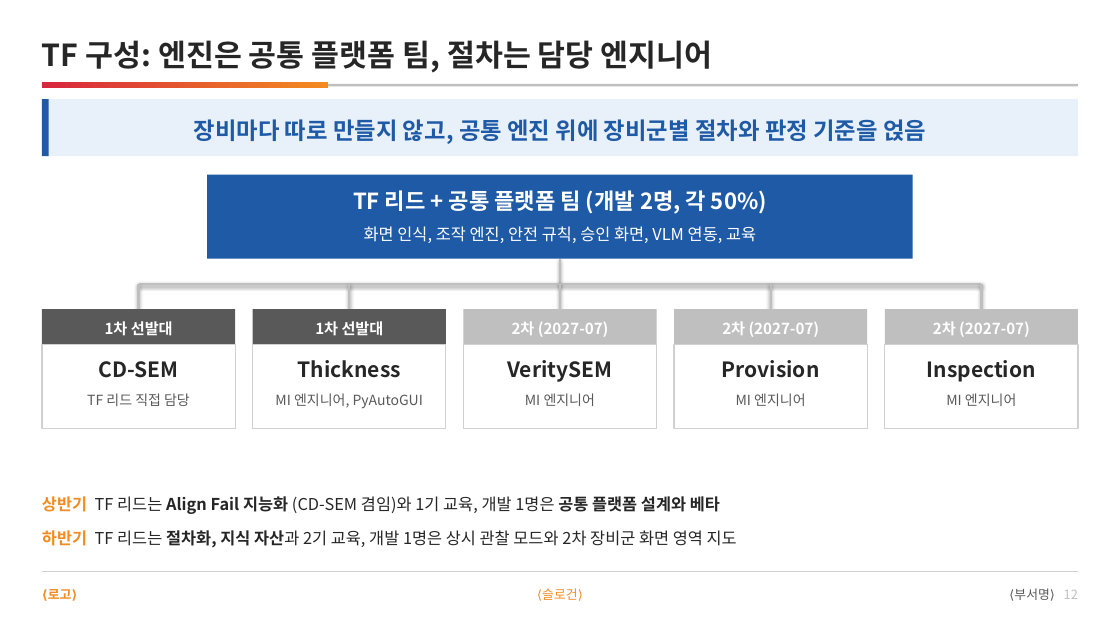
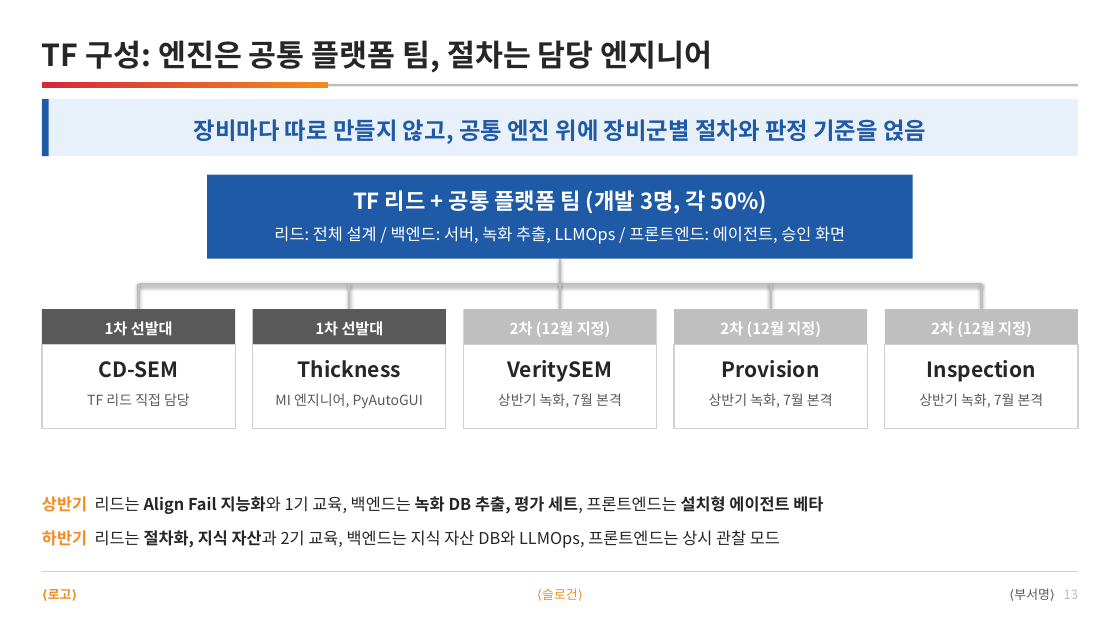
Before and after one commit to DarrenKoi/pm_notes, a slide deck: slide 13 of my-task/arc-tf/deliverables/arc-tf-proposal.pptx (slide 12 before the commit). Drawn at 1120x630 pixels with LibreOffice and Linux fonts; fonts in the diff are those of the drawing. Boxes give left, top, right and bottom in pixels: in the first picture for what was removed or moved away, otherwise in the second. Text is boxed around its words. In the diff, an @@ line names an element or a change of style, - is before the commit and + after.

```diff
--- a/my-task/arc-tf/deliverables/arc-tf-proposal.pptx
+++ b/my-task/arc-tf/deliverables/arc-tf-proposal.pptx
@@ text at (353,190,767,214): text changed @@
-TF 리드 + 공통 플랫폼 팀 (개발 2명, 각 50%)
+TF 리드 + 공통 플랫폼 팀 (개발 3명, 각 50%)
@@ text at (274,226,845,244): text changed @@
-화면 인식, 조작 엔진, 안전 규칙, 승인 화면, VLM 연동, 교육
+리드: 전체 설계 / 백엔드: 서버, 녹화 추출, LLMOps / 프론트엔드: 에이전트, 승인 화면
@@ text at (510,321,611,337): text changed @@
-2차 (2027-07)
+2차 (12월 지정)
@@ text at (720,321,821,337): text changed @@
-2차 (2027-07)
+2차 (12월 지정)
@@ text at (931,321,1032,337): text changed @@
-2차 (2027-07)
+2차 (12월 지정)
@@ text at (498,393,622,408): text changed @@
-MI 엔지니어
+상반기 녹화, 7월 본격
@@ text at (709,393,833,408): text changed @@
-MI 엔지니어
+상반기 녹화, 7월 본격
@@ text at (919,393,1044,407): text changed @@
-MI 엔지니어
+상반기 녹화, 7월 본격
@@ text at (42,496,823,514): text changed; bold on @@
-상반기 TF 리드는 Align Fail 지능화 (CD-SEM 겸임)와 1기 교육, 개발 1명은 공통 플랫폼 설계와 베타
+상반기 리드는 Align Fail 지능화와 1기 교육, 백엔드는 녹화 DB 추출, 평가 세트, 프론트엔드는 설치형 에이전트 베타
@@ text at (42,530,780,548): text changed @@
-하반기 TF 리드는 절차화, 지식 자산과 2기 교육, 개발 1명은 상시 관찰 모드와 2차 장비군 화면 영역 지도
+하반기 리드는 절차화, 지식 자산과 2기 교육, 백엔드는 지식 자산 DB와 LLMOps, 프론트엔드는 상시 관찰 모드
```
Also in this commit, not shown: 10 other slides changed, 1 slide added, 15 other files.
